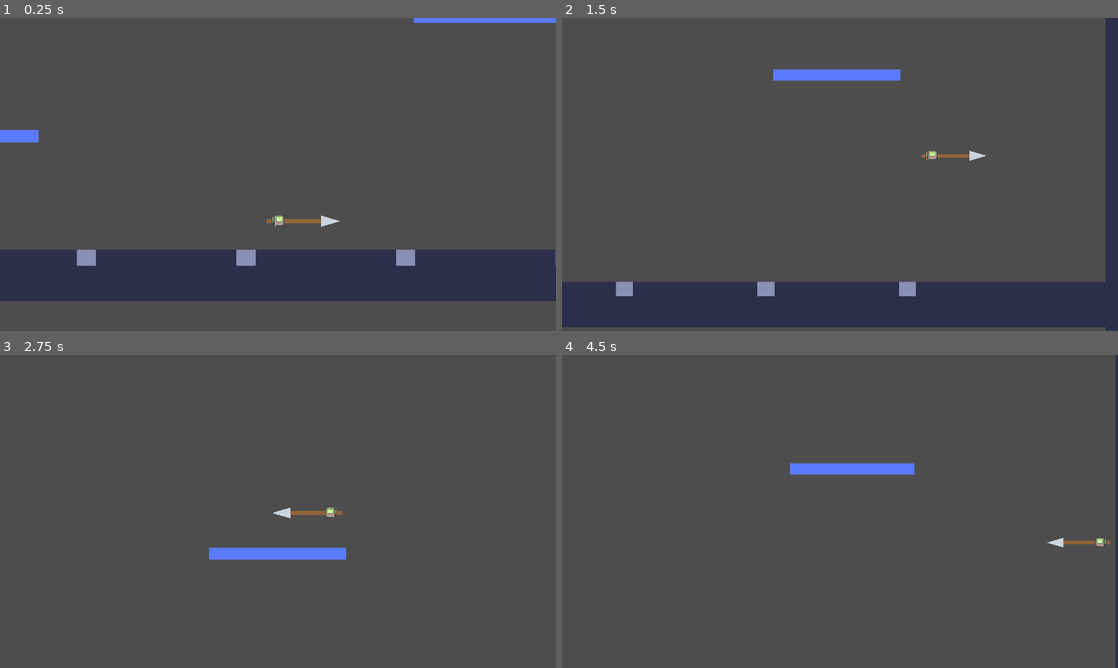
Above: before the commit, frames 1-4 (two rows, left to right).
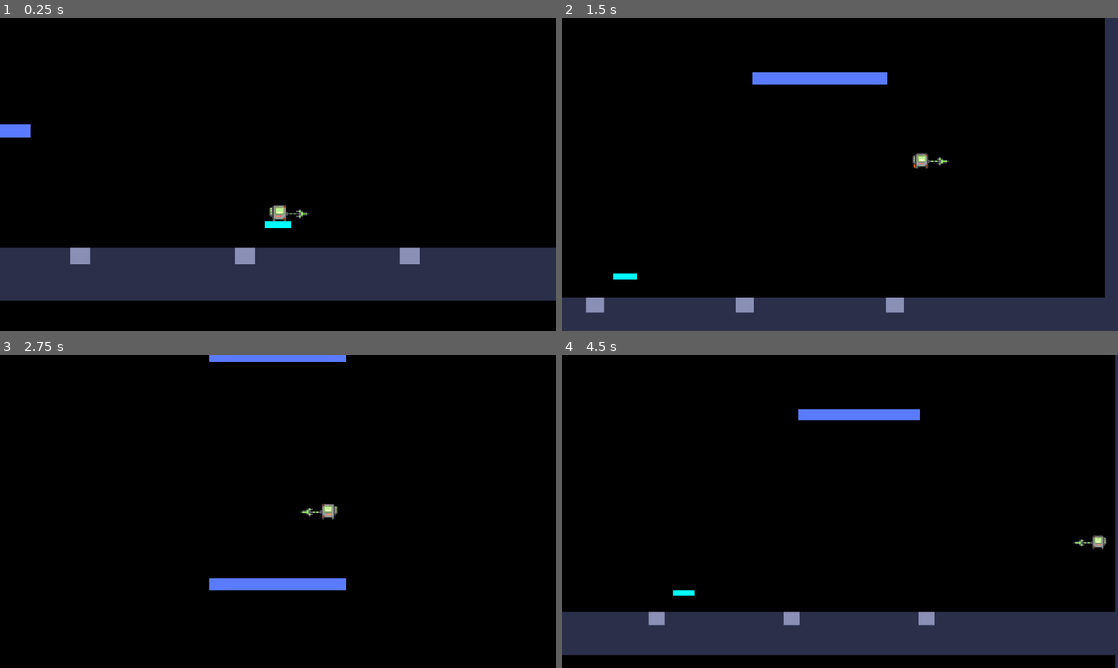
Above: after the commit, the same moments.

Repository: danpokhrel/Prototype3
Game: Godot game, scene res://scenes/main.tscn
Same seed, same stepped clock (60 frames per second), same inputs: the game is played once before the commit and once after it.
Inputs (mouse positions are in pixels of both pictures, inside the frame that each line leads up to):
- Up to frame 1 (0.25 s): no input
- Up to frame 2 (1.5 s): move the mouse to (962, 158) at 0.52 s; hold D (move_right) from 0.53 s (still down); tap Shift (dash) at 0.6, 1.35 s; click (962, 158) at 0.67 s; tap Space (jump) at 0.77, 1.07 s; move the mouse to (728, 190) at 1.27 s
- Up to frame 3 (2.75 s): tap Space (jump) at 1.52, 1.82 s; move the mouse to (333, 442) at 2.02 s; release D (move_right) at 2.03 s; hold A (move_left) from 2.03 s (still down); tap Shift (dash) at 2.1 s
- Up to frame 4 (4.5 s): move the mouse to (812, 574) at 2.77 s; release A (move_left) at 2.78 s; hold D (move_right) 2.78-4.28 s; tap Shift (dash) at 2.85, 3.6, 4.35 s; click (812, 574) at 2.92 s; tap Space (jump) at 3.02, 3.32, 3.77, 4.07 s; move the mouse to (1006, 558) at 3.52 s; move the mouse to (673, 464) at 4.27 s; hold A (move_left) from 4.28 s (still down)

The runs differ from the first frame. In frame 1, 84% of the frame differs, in the area x 0-100%, y 0-100%; in frame 2, 88%; in frame 3, 100%; in frame 4, 99%.

Commit message:
Added spear and adjusted to collision
- Added spear sprite
- Adjusted collision shape to sprite
- Made player sprite slightly bigger
- Added collision to tile map

Diff:
--- a/project.godot
+++ b/project.godot
@@ -59,3 +59,4 @@
 textures/canvas_textures/default_texture_filter=0
 renderer/rendering_method="gl_compatibility"
 renderer/rendering_method.mobile="gl_compatibility"
+environment/defaults/default_clear_color=Color(0, 0, 0, 1)
--- a/scenes/main.tscn
+++ b/scenes/main.tscn
@@ -5,6 +5,7 @@
 [ext_resource type="Script" uid="uid://de3i0nw1lp21m" path="res://scripts/spear.gd" id="3_spear"]
 [ext_resource type="Script" uid="uid://tdfribu4vccb" path="res://scripts/static_body_2d.gd" id="4_static"]
 [ext_resource type="Script" uid="uid://ce6kbgaia7nlr" path="res://scripts/player_camera.gd" id="5_camera"]
+[ext_resource type="Texture2D" uid="uid://bk4hxytct01ad" path="res://assets/Spear.png" id="5_choun"]
 [ext_resource type="Texture2D" uid="uid://c2enj8krddotd" path="res://assets/Robot player sprite.png" id="5_o6xl0"]
 [ext_resource type="PackedScene" path="res://scenes/level_layout.tscn" id="6_layout"]
 [ext_resource type="Script" uid="uid://dgdexq5ux7m0s" path="res://scripts/animations.gd" id="6_tipki"]
@@ -47,22 +48,38 @@
 [sub_resource type="TileSetAtlasSource" id="TileSetAtlasSource_choun"]
 texture = ExtResource("7_85g3d")
 0:0/0 = 0
+0:0/0/physics_layer_0/polygon_0/points = PackedVector2Array(-8, -8, 8, -8, 8, 8, -8, 8)
 1:0/0 = 0
+1:0/0/physics_layer_0/polygon_0/points = PackedVector2Array(-8, -8, 8, -8, 8, 8, -8, 8)
 2:0/0 = 0
+2:0/0/physics_layer_0/polygon_0/points = PackedVector2Array(-8, -8, 8, -8, 8, 8, -8, 8)
 3:0/0 = 0
+3:0/0/physics_layer_0/polygon_0/points = PackedVector2Array(-8, -8, 8, -8, 8, 8, -8, 8)
 0:1/0 = 0
+0:1/0/physics_layer_0/polygon_0/points = PackedVector2Array(-8, -8, 8, -8, 8, 8, -8, 8)
 1:1/0 = 0
+1:1/0/physics_layer_0/polygon_0/points = PackedVector2Array(-8, -8, 8, -8, 8, 8, -8, 8)
 2:1/0 = 0
+2:1/0/physics_layer_0/polygon_0/points = PackedVector2Array(-8, -8, 8, -8, 8, 8, -8, 8)
 3:1/0 = 0
+3:1/0/physics_layer_0/polygon_0/points = PackedVector2Array(-8, -8, 8, -8, 8, 8, -8, 8)
 0:2/0 = 0
+0:2/0/physics_layer_0/polygon_0/points = PackedVector2Array(-8, -8, 8, -8, 8, 8, -8, 8)
 1:2/0 = 0
+1:2/0/physics_layer_0/polygon_0/points = PackedVector2Array(-8, -8, 8, -8, 8, 8, -8, 8)
 2:2/0 = 0
+2:2/0/physics_layer_0/polygon_0/points = PackedVector2Array(-8, -8, 8, -8, 8, -0.02773714, -8, -0.027737617)
 3:2/0 = 0
+3:2/0/physics_layer_0/polygon_0/points = PackedVector2Array(-8, -8, 8, -8, 8, -0.02773714, -8, -0.027737617)
 0:3/0 = 0
+0:3/0/physics_layer_0/polygon_0/points = PackedVector2Array(-8, -8, 8, -8, 8, -0.02773714, -8, -0.027737617)
 1:3/0 = 0
+1:3/0/physics_layer_0/polygon_0/points = PackedVector2Array(-8, -8, 8, -8, 8, -0.02773714, -8, -0.027737617)
 2:3/0 = 0
+2:3/0/physics_layer_0/polygon_0/points = PackedVector2Array(-8, -8, 8, -8, 8, -0.02773714, -8, -0.027737617)
 
 [sub_resource type="TileSet" id="TileSet_ha0aq"]
+physics_layer_0/collision_layer = 1
 sources/0 = SubResource("TileSetAtlasSource_choun")
 
 [sub_resource type="RectangleShape2D" id="RectangleShape2D_dummy"]
@@ -89,13 +106,24 @@
 
 [node name="Spear" type="Node2D" parent="Platformer Level/Player" unique_id=1004838215]
 script = ExtResource("3_spear")
+length = 37.0
+thickness = 2.0
+thrust_distance = 46.0
+
+[node name="Sprite2D" type="Sprite2D" parent="Platformer Level/Player/Spear" unique_id=411721405]
+position = Vector2(-7.999998, -1.999999)
+scale = Vector2(2.658693, 1.5550001)
+texture = ExtResource("5_choun")
+offset = Vector2(9.42, 0)
 
 [node name="AnimatedSprite2D2" type="AnimatedSprite2D" parent="Platformer Level/Player" unique_id=1024077569]
+scale = Vector2(1.3125, 1.3125)
 sprite_frames = SubResource("SpriteFrames_ha0aq")
 animation = &"Walk"
 script = ExtResource("6_tipki")
 
 [node name="TileMapLayer" type="TileMapLayer" parent="Platformer Level" unique_id=1373488426]
+tile_map_data = PackedByteArray(0, 0, 39, 0, 254, 255, 0, 0, 2, 0, 2, 0, 0, 0, 40, 0, 254, 255, 0, 0, 2, 0, 2, 0, 0, 0)
 tile_set = SubResource("TileSet_ha0aq")
 
 [node name="Level Layout" parent="Platformer Level" unique_id=1764128550 instance=ExtResource("6_layout")]
--- a/scenes/player.tscn
+++ b/scenes/player.tscn
@@ -4,7 +4,7 @@
 [ext_resource type="Texture2D" uid="uid://q7mo488u65c5" path="res://assets/player_placeholder.png" id="2_sprite"]
 
 [sub_resource type="RectangleShape2D" id="RectangleShape2D_player"]
-size = Vector2(16, 16)
+size = Vector2(21, 21)
 
 [node name="Player" type="CharacterBody2D" unique_id=2066396715 groups=["player"]]
 script = ExtResource("1_script")
--- a/scripts/spear.gd
+++ b/scripts/spear.gd
@@ -28,6 +28,8 @@
 var _previous_tip: Vector2
 var _tip_velocity: Vector2 = Vector2.ZERO
 var _ready_to_measure: bool = false
+var _sprite: Sprite2D
+var _sprite_base: Vector2
 
 func _ready() -> void:
 	_player = get_parent() as CharacterBody2D
@@ -52,6 +54,9 @@
 	_hit_area.area_entered.connect(_on_area_entered)
 	_hit_shape.disabled = true
 	_previous_tip = _tip_world_position()
+	_sprite = get_node_or_null("Sprite2D") as Sprite2D
+	if _sprite:
+		_sprite_base = _sprite.position
 
 func _physics_process(delta: float) -> void:
 	_cooldown = maxf(0.0, _cooldown - delta)
@@ -86,7 +91,7 @@
 		_tip_velocity = (current_tip - _previous_tip) / delta
 	_previous_tip = current_tip
 	_ready_to_measure = true
-	queue_redraw()
+	_update_sprite()
 
 func _start_attack(attack_type: String) -> void:
 	_mode = attack_type
@@ -139,12 +144,14 @@
 	var damage: float = (impact_speed - minimum_impact_speed) * (stab_damage_per_speed if _mode == "stab" else swing_damage_per_speed)
 	receiver.call("take_damage", damage)
 
-func _draw() -> void:
-	# Placeholder spear, pointing along local +X.
-	var offset := _hit_area.position if _hit_area != null else Vector2.ZERO
-	draw_line(offset + Vector2(-14.0, 0.0), offset + Vector2(length - 12.0, 0.0), Color("946338"), 5.0)
-	draw_colored_polygon(PackedVector2Array([
-		offset + Vector2(length - 14.0, -7.0),
-		offset + Vector2(length + 10.0, 0.0),
-		offset + Vector2(length - 14.0, 7.0)
-	]), Color("cbd5df"))
+func _update_sprite() -> void:
+	if _sprite == null:
+		return
+	# Follow the thrust, since the hit area slides forward during a stab.
+	# Facing left rotates the node 180 degrees, which would put the art
+	# upside down and mirror any vertical offset, so correct both.
+	_sprite.position = Vector2(
+		_sprite_base.x + _hit_area.position.x,
+		_sprite_base.y * _facing
+	)
+	_sprite.flip_v = _facing < 0.0
Binary file added: assets/Spear.png
Not shown, added: assets/Spear.png.import
